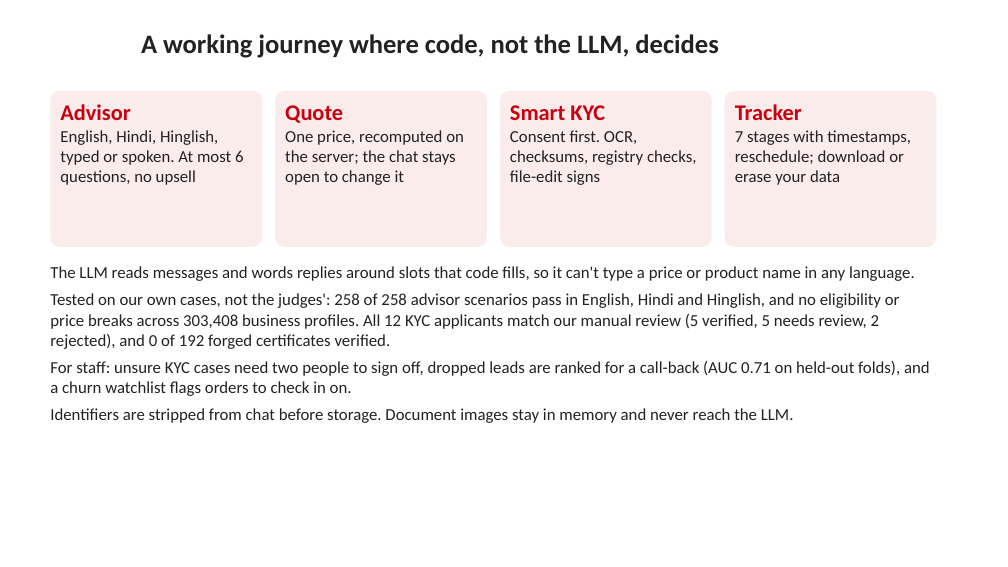
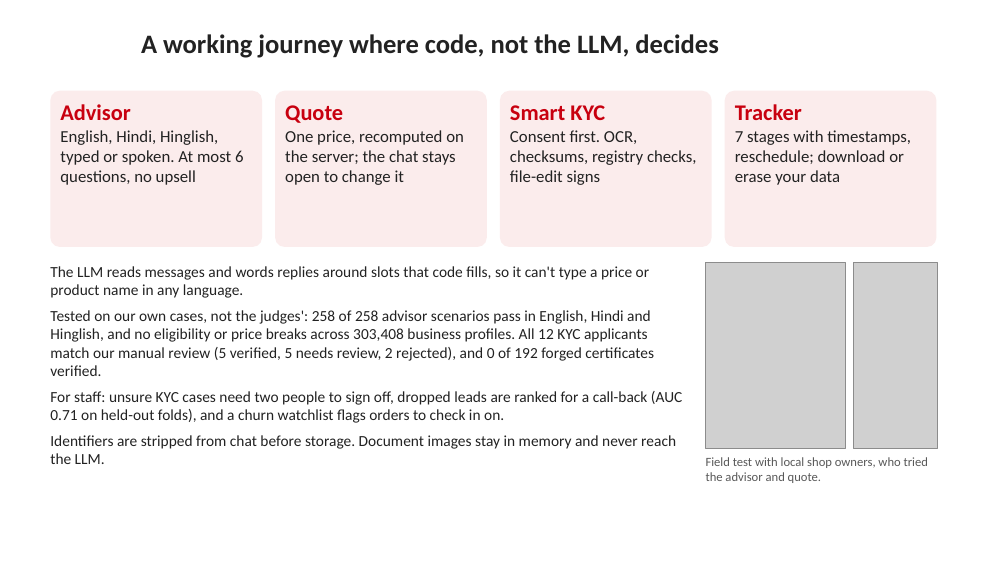
Before and after one commit to adityamalik24/udyam-digital, a slide deck: slide 6 of docs/Udyam_Digital_Business_Case.pptx. Drawn at 1008x567 pixels with LibreOffice and Linux fonts; fonts in the diff are those of the drawing; grey boxes stand for pictures; background and template pictures are left out. Boxes give left, top, right and bottom in pixels: in the first picture for what was removed or moved away, otherwise in the second. Text is boxed around its words. In the diff, an @@ line names an element or a change of style, - is before the commit and + after.

```diff
--- a/docs/Udyam_Digital_Business_Case.pptx
+++ b/docs/Udyam_Digital_Business_Case.pptx
@@ text "The LLM reads messages and ..." at box(50, 266, 682, 464): size 12 to 11 pt @@
@@ picture added at box(706, 262, 846, 449) @@
@@ picture added at box(854, 262, 937, 449) @@
@@ text added at box(706, 457, 928, 483), 9 pt, text #595959 @@
+Field test with local shop owners, who tried the advisor and quote.
```
Also in this commit, not shown: 3 other files.
